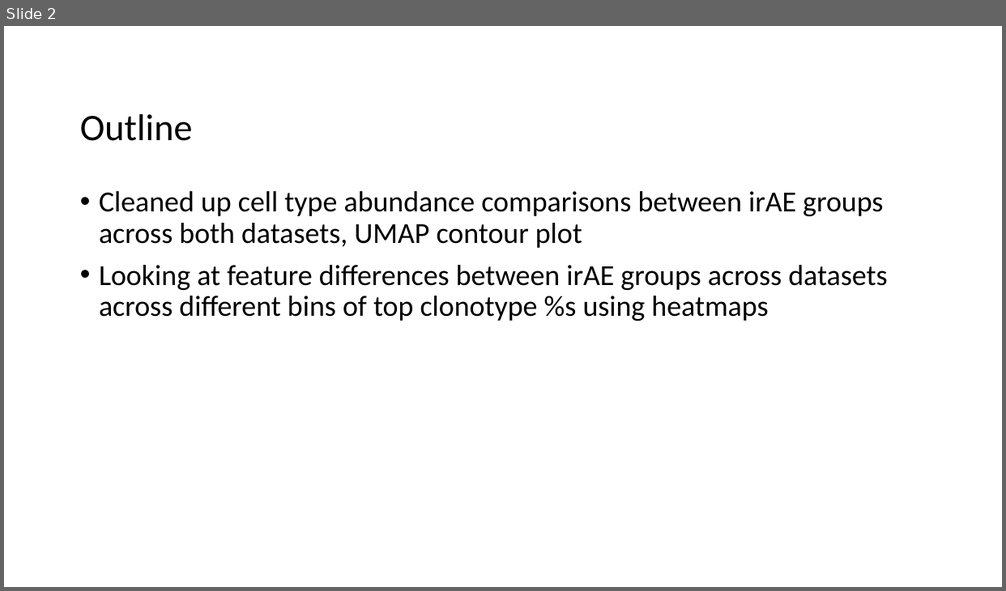
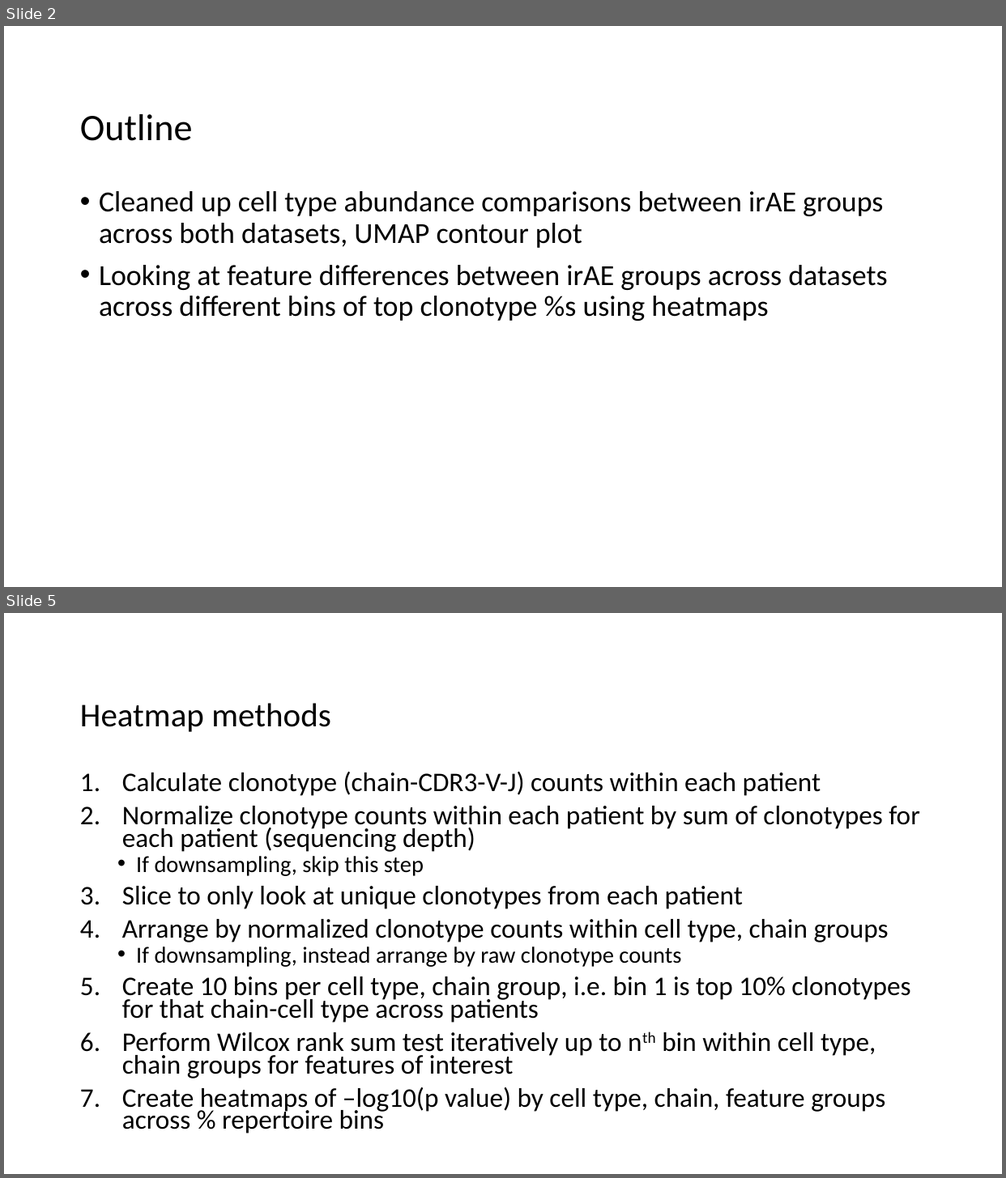
Before and after one commit to tybottorff/bottorffdocs, a slide deck: linsley_postdoc/presentations/weekly_meetings/1_11_24.pptx. Shown one above the other, each under a label of ours: slide 2 before the commit, slides 2 and 5 after it; the slides between them are not shown. The pictures are 1006x591 and 1006x1178 pixels, drawn with LibreOffice and Linux fonts; fonts in the diff are those of the drawing. Boxes give left, top, right and bottom in pixels: in the first picture for what was removed or moved away, otherwise in the second. Text is boxed around its words. In the diff, an @@ line names an element or a change of style, - is before the commit and + after.

```diff
--- a/linsley_postdoc/presentations/weekly_meetings/1_11_24.pptx
+++ b/linsley_postdoc/presentations/weekly_meetings/1_11_24.pptx
@@ slide 5 added at bbox=[4, 613, 1002, 1174], background #FFFFFF @@
@@ title added at bbox=[80, 703, 331, 732], 32 pt, text #000000 @@
+Heatmap methods
@@ text added at bbox=[122, 772, 920, 1134], 25.9 pt, text #000000 @@
+1. Calculate clonotype (chain-CDR3-V-J) counts within each patient
+2. Normalize clonotype counts within each patient by sum of clonotypes for each patient (sequencing depth)
+  • If downsampling, skip this step
+3. Slice to only look at unique clonotypes from each patient
+4. Arrange by normalized clonotype counts within cell type, chain groups
+  • If downsampling, instead arrange by raw clonotype counts
+5. Create 10 bins per cell type, chain group, i.e. bin 1 is top 10% clonotypes for that chain-cell type across patients
+6. Perform Wilcox rank sum test iteratively up to nth bin within cell type, chain groups for features of interest
+7. Create heatmaps of –log10(p value) by cell type, chain, feature groups across % repertoire bins
```
Also in this commit, not shown: 7 slides changed, 3 other slides added.
